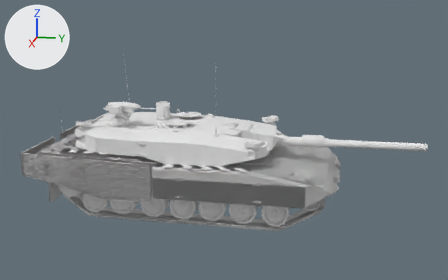
The glTF model public/models/tanks/community/recovered/leo2_revolution.glb: old version first, new version second.
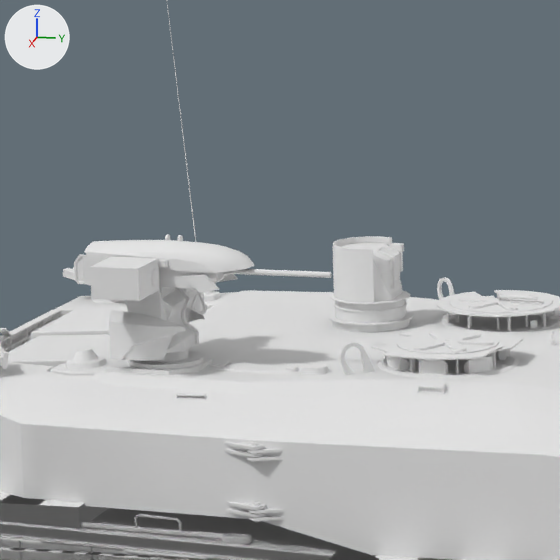
Old and new are each drawn whole from a 50 mm camera at (17.12, 3.84, 5.16) aimed at (0.07, 0.43, 0.9) and again close up on the part from 20% to 45% of the width and 20% to 59% of the height. The lights are fixed; the arrows at upper left show +X, +Y and +Z. The first two pictures are the older version. Where no turn or scale is listed for an object, it has been applied to the vertices. Vertices at exactly the same position are counted once.

The older version as bpy lines, for what is in view:
```python
me_chassis = bpy.data.meshes.new('chassis')
me_chassis.from_pydata(...)  # 8844 vertices, 13267 faces; spans x -2.24..2.18, y -4.8..3.75, z -0.79..1.63
# faces by material slot: [13239, 28]
me_chassis.materials.append(mat_chassis_vlo_0)  # white #e7e7e7
me_chassis.materials.append(mat_chassis_vlo_1)  # white #e7e7e7
me_chassis_vlo = bpy.data.meshes.new('chassis_vlo')
me_chassis_vlo.from_pydata(...)  # 11215 vertices, 17112 faces; spans x -2.24..2.18, y -4.8..3.75, z -1.11..1.63
# faces by material slot: [13238, 3334, 540]
me_chassis_vlo.materials.append(mat_chassis_vlo_0)  # white #e7e7e7
me_chassis_vlo.materials.append(mat_chassis_vlo_1)  # white #e7e7e7
me_chassis_vlo.materials.append(mat_chassis_vlo_3)  # white #e7e7e7
me_chassis_vlo_002 = bpy.data.meshes.new('chassis_vlo.002')
me_chassis_vlo_002.from_pydata(...)  # 4645 vertices, 7481 faces; spans x -1.94..1.92, y -3.63..2.69, z 0.71..3.34
# faces by material slot: [5649, 1832]
me_chassis_vlo_002.materials.append(mat_chassis_vlo_1)  # white #e7e7e7
me_chassis_vlo_002.materials.append(mat_chassis_vlo_2)  # white #e7e7e7
ob_chassis = bpy.data.objects.new('chassis', me_chassis)
ob_chassis.location = (0.0, 0.0, 0.0)
ob_chassis_vlo = bpy.data.objects.new('chassis_vlo', me_chassis_vlo)
ob_chassis_vlo.location = (0.0, 0.0, 0.0)
ob_turretmesh = bpy.data.objects.new('TurretMesh', me_chassis_vlo_002)
ob_turretmesh.location = (0.0, 0.0, 0.0)
```
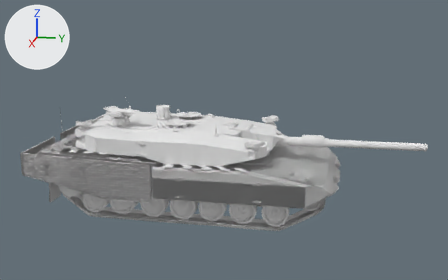
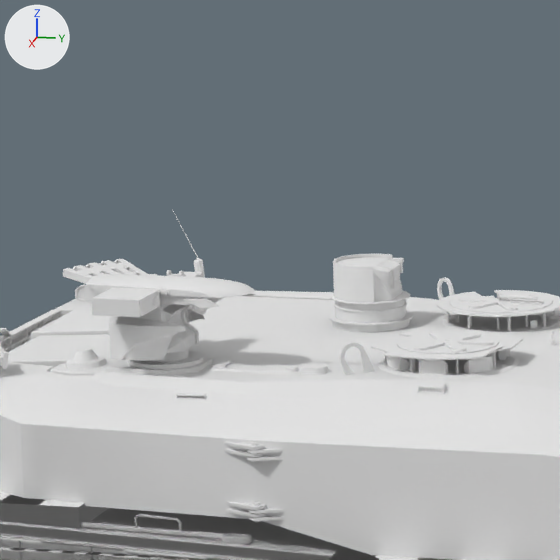
The change, as a list of edits to the scene's bpy script:
```text
Change me_chassis_vlo_002:
    used by ob_turretmesh; location = (0.0, 0.0, 0.0)
    remove me_chassis_vlo_002.from_pydata(...)  # 4645 vertices, 7481 faces; spans x -1.94..1.92, y -3.63..2.69, z 0.71..3.34
    add me_chassis_vlo_002.from_pydata(...)  # 4645 vertices, 7481 faces; spans x -1.94..1.92, y -3.63..2.69, z 0.71..1.89
    me_chassis_vlo_002 part 1: the loose piece of 8 vertices spanning x -0.53..-0.5, y -1.35, z 1.66..1.77 is scaled about its middle by (1, 1, 0.523), then moved by (0.0, 0.0, -0.04)
    me_chassis_vlo_002 part 2: the loose piece of 8 vertices spanning x -0.54..-0.49, y -1.41..-1.34, z 1.77..1.82 is scaled about its middle by (1, 1, 0.523), then moved by (0.0, 0.0, -0.08)
    me_chassis_vlo_002 part 3: the loose piece of 62 vertices spanning x 0.79..1.05, y -2.74..-1.93, z 1.83..1.99 is scaled about its middle by (1, 1, 0.523), then moved by (0.0, 0.0, -0.13)
    me_chassis_vlo_002 part 4: the loose piece of 8 vertices spanning x 1.06..1.08, y -2.11..-1.91, z 1.81..1.91 is scaled about its middle by (1, 1, 0.523), then moved by (0.0, 0.0, -0.11)
    me_chassis_vlo_002 part 5: the loose piece of 8 vertices spanning x 1.09..1.39, y -2.51..-2.24, z 1.82..1.99 is scaled about its middle by (1, 1, 0.523), then moved by (0.0, 0.0, -0.13)
    me_chassis_vlo_002 part 6: the loose piece of 32 vertices spanning x 0.9..0.94, y -2.02..-1.32, z 1.89..1.92 is moved by (0.0, 0.0, -0.13)
    me_chassis_vlo_002 part 7: the loose piece of 24 vertices spanning x 1.13..1.2, y -2.23..-2.22, z 1.87..1.93 is scaled about its middle by (1, 1, 0.523), then moved by (0.0, 0.0, -0.13)
    me_chassis_vlo_002 part 8: the loose piece of 24 vertices spanning x 1.11..1.21, y -2.24..-2.23, z 1.85..1.95 is scaled about its middle by (1, 1, 0.523), then moved by (0.0, 0.0, -0.13)
    me_chassis_vlo_002 part 9: the loose piece of 8 vertices spanning x 1.06..1.09, y -2.53..-2.19, z 1.95..1.98 is moved by (0.0, 0.0, -0.16)
    me_chassis_vlo_002 part 10: the loose piece of 232 vertices spanning x 0.77..1.07, y -2.68..-1.76, z 1.89..2.06 is scaled about its middle by (1, 1, 0.523), then moved by (0.0, 0.0, -0.16)
    me_chassis_vlo_002 part 11: the loose piece of 44 vertices spanning x 0.61..0.72, y -2.34..-2.24, z 1.93..2.05 is scaled about its middle by (1, 1, 0.523), then moved by (0.0, 0.0, -0.17)
    me_chassis_vlo_002 part 12: the loose piece of 8 vertices spanning x 0.76..0.78, y -2.11..-1.91, z 1.81..1.91 is scaled about its middle by (1, 1, 0.523), then moved by (0.0, 0.0, -0.11)
    me_chassis_vlo_002 part 13: the loose piece of 8 vertices spanning x 0.81..1.03, y -2.39..-2.25, z 1.69..1.87 is scaled about its middle by (1, 1, 0.523), then moved by (0.0, 0.0, -0.07)
    me_chassis_vlo_002 part 14: 191 of the vertices in x -0.56..1.18, y -2.52..-1.33, z 1.65..1.94 are scaled about their middle by (1, 1, 0.523), then moved by (0.0, 0.0, -0.08)
    me_chassis_vlo_002 part 15: 3 of 4645 vertices moved; they spanned x -0.96, y -2.92..-2.91, z 3.34 and now span x -0.96, y -2.92..-2.91, z 1.89; mean shift (0.0, 0.0, -1.45); largest move (-0.96, -2.91, 3.34) -> (-0.96, -2.91, 1.89)
    other edits to the shape of me_chassis_vlo_002 do not show in these pictures
```

Location of each change, [x1, y1, x2, y2] in pixels of the close-ups (560 x 560 px; the box of a moved part takes in the faces that stretch with it):
'TurretMesh', reshaped: before [0, 4, 560, 463]; after [0, 209, 560, 463]
part 1 of me_chassis_vlo_002, moved or reshaped: before [400, 252, 403, 272]; after [400, 263, 403, 273]
part 2 of me_chassis_vlo_002, moved or reshaped: before [390, 243, 404, 253]; after [390, 258, 404, 264]
part 3 of me_chassis_vlo_002, moved or reshaped: before [74, 254, 229, 289]; after [75, 285, 225, 305]
part 4 of me_chassis_vlo_002, moved or reshaped: before [182, 275, 219, 293]; after [183, 298, 220, 308]
part 5 of me_chassis_vlo_002, moved or reshaped: before [90, 257, 160, 301]; after [91, 288, 160, 317]
part 6 of me_chassis_vlo_002, moved or reshaped: before [224, 269, 332, 278]; after [243, 294, 332, 300]
part 7 of me_chassis_vlo_002, moved or reshaped: before [154, 272, 158, 283]; after [155, 298, 159, 304]
part 8 of me_chassis_vlo_002, moved or reshaped: before [151, 269, 158, 287]; after [152, 296, 159, 306]
part 9 of me_chassis_vlo_002, moved or reshaped: before [158, 260, 168, 268]; after [110, 288, 170, 294]
part 10 of me_chassis_vlo_002, moved or reshaped: before [84, 240, 254, 273]; after [86, 274, 255, 298]
part 11 of me_chassis_vlo_002, moved or reshaped: before [165, 235, 183, 241]; after [166, 270, 187, 277]
part 12 of me_chassis_vlo_002, moved or reshaped (not visible afterwards): before [219, 274, 238, 282]
part 13 of me_chassis_vlo_002, moved or reshaped (mostly hidden): before [159, 287, 176, 298]; after [160, 304, 171, 309]
part 14 of me_chassis_vlo_002, moved or reshaped: before [109, 236, 400, 345]; after [109, 254, 400, 345]
part 15 of me_chassis_vlo_002, moved or reshaped: before [167, 4, 196, 242]; after [172, 209, 198, 258]
